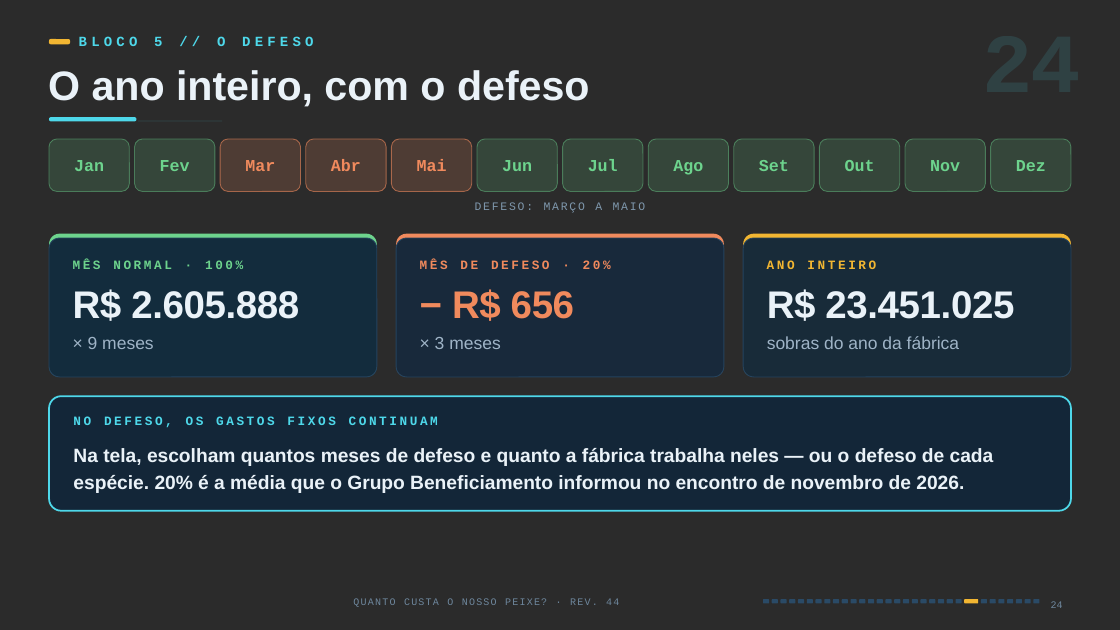
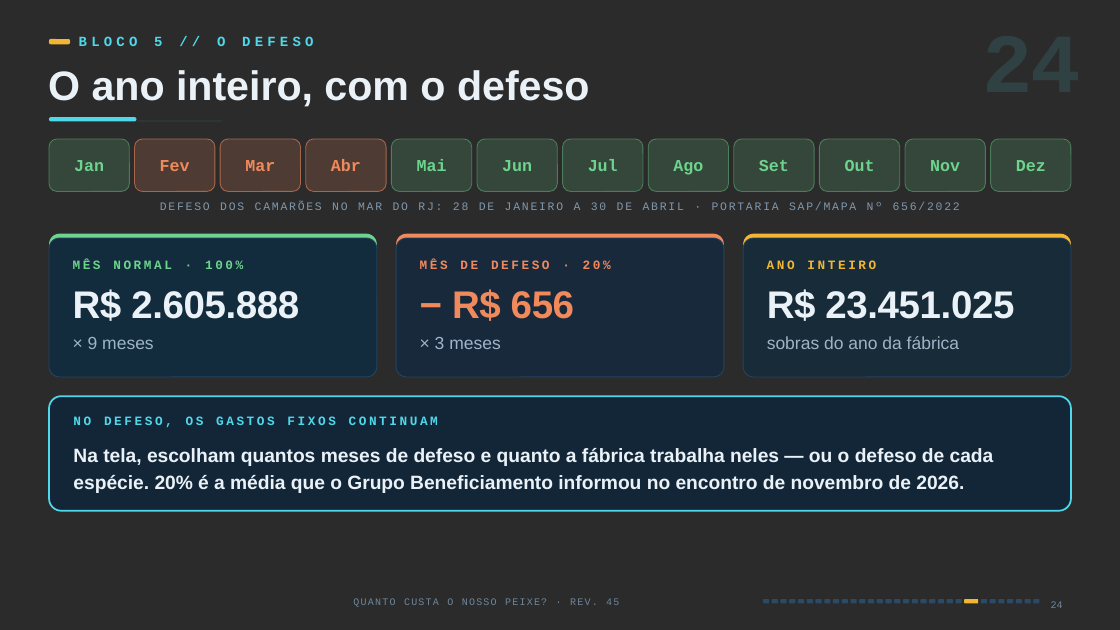
Before and after one commit to nossopeixe/nossopeixe.github.io, a slide deck: slide 24 of apresentacao/Apresentacao_oficina_Quanto_custa_o_nosso_peixe.pptx. Drawn at 1120x630 pixels with LibreOffice and Linux fonts; fonts in the diff are those of the drawing; background and template pictures are left out; a plain dark background stands for a picture behind light text. Boxes give left, top, right and bottom in pixels: in the first picture for what was removed or moved away, otherwise in the second. Text is boxed around its words. In the diff, an @@ line names an element or a change of style, - is before the commit and + after.

```diff
--- a/apresentacao/Apresentacao_oficina_Quanto_custa_o_nosso_peixe.pptx
+++ b/apresentacao/Apresentacao_oficina_Quanto_custa_o_nosso_peixe.pptx
@@ rounded rectangle at <box>134,139,215,191</box>: fill #6DD38D at 16% opacity to #F08A5D at 18% opacity; outline #6DD38D 0.75 pt to #F08A5D 0.75 pt @@
@@ rounded rectangle at <box>392,139,472,191</box>: fill #F08A5D at 18% opacity to #6DD38D at 16% opacity; outline #F08A5D 0.75 pt to #6DD38D 0.75 pt @@
@@ text "Fev" at <box>160,160,190,171</box>: text colour #6DD38D to #F08A5D @@
@@ text "Mai" at <box>417,159,447,171</box>: text colour #F08A5D to #6DD38D @@
@@ text at <box>160,202,960,210</box>: text changed @@
-DEFESO: MARÇO A MAIO
+DEFESO DOS CAMARÕES NO MAR DO RJ: 28 DE JANEIRO A 30 DE ABRIL · PORTARIA SAP/MAPA Nº 656/2022
@@ text at <box>353,598,619,607</box>: text changed @@
-QUANTO CUSTA O NOSSO PEIXE? · REV. 44
+QUANTO CUSTA O NOSSO PEIXE? · REV. 45
```
Also in this commit, not shown: 30 other slides changed, 14 other files.
